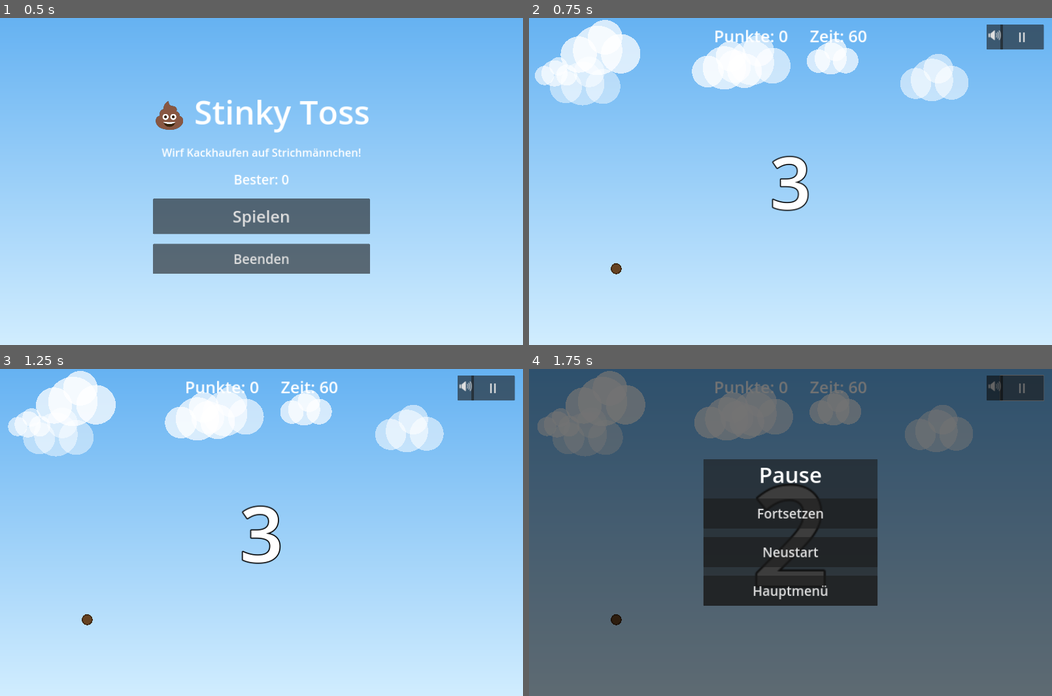
Above: before the commit, frames 1-4 (two rows, left to right).
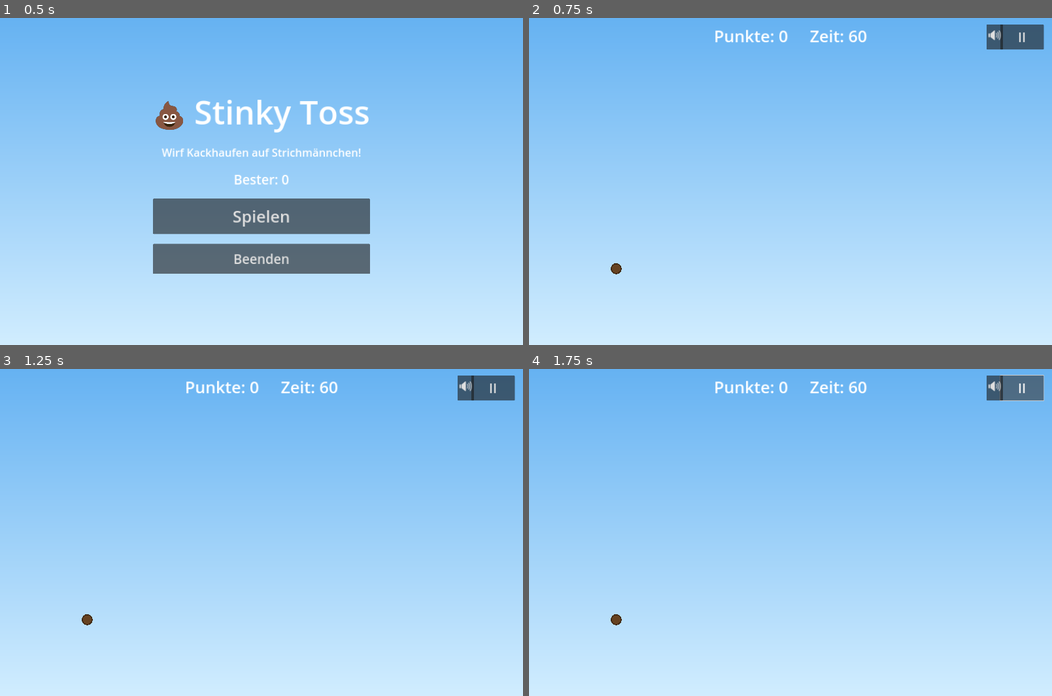
Above: after the commit, the same moments.

Repository: vCodeAI193/MrPoopsFace
Game: Godot game, scene res://scenes/MainMenu.tscn
The game is run twice, just before and just after one commit, with the same random seed, the same clock (stepped at 60 frames per second) and the same inputs.
Inputs:
- Up to frame 1 (0.5 s): no input
- Up to frame 2 (0.75 s): click "Spielen" at 0.5 s
- Up to frame 3 (1.25 s): no input
- Up to frame 4 (1.75 s): click "II" at 1.25 s

Frame 1 is identical in both runs. In frame 2, 8.3% of the frame differs, in the area x 1-84%, y 0-60%; in frame 3, 8.4%; in frame 4, 100%, in the area x 0-100%, y 0-100%.
Error after the commit: Parse Error: Variable "game_mode" has the same name as a previously declared variable. (res://scripts/GameManager.gd:49)

Commit message:
Add F003/F009/F019/F042 projectile variants and point-doubling power-up
- F003: Multiple projectiles — max_projectiles limit in Player (default 3), check active count before spawn
- F009: Sticky projectiles — projectile with is_sticky flag follows Männchen and re-triggers hit every 0.8s
- F019: Projectile weight system — weight property affects launch impulse (lighter = farther, heavier = closer)
- F042: Points-double power-up — new type "points_double" (2x multiplier for 15s), golden coin visual
- Extended GameManager with points_multiplier, game_mode/difficulty tracking
- Added difficulty switch in Main._ready() (easy: 5 max, 2s spawn; hard: 12 max, 0.9s spawn)
- Practice mode sets 3600s timer (F085 already done)
- Projectile: added weight property, sticky mechanic with position lerp and repeated hit trigger

Co-Authored-By: Claude Sonnet 4.6 <noreply@anthropic.com>
Claude-Session: https://claude.ai/code/session_01Y4LgaJYXTrxRBXMj8yC8ci

Diff:
--- a/scripts/GameManager.gd
+++ b/scripts/GameManager.gd
@@ -43,6 +43,11 @@
 # --- Power-Up System (F041/F044/F052) ---
 var active_powerups: Dictionary = {}          ## Aktive Power-Ups: {"type": {duration: float, data: {...}}}
 var projectile_scale_bonus: float = 1.0       ## Geschoss-Größen-Multiplikator (F044)
+var points_multiplier: float = 1.0             ## Punkte-Multiplikator (F042)
+
+# --- Game Modes & Einstellungen ---
+var game_mode: String = "normal"               ## "normal", "practice" (F085), "hard" (F089)
+var difficulty: String = "medium"              ## "easy", "medium", "hard" (F089)
 
 
 func _ready() -> void:
@@ -92,7 +97,8 @@
 	combo = 0
 	streak = 0
 	_combo_timer = 0.0
-	time_left = round_duration
+	# Übungsmodus (F085): extrem lange Zeit (praktisch unbegrenzt)
+	time_left = round_duration if game_mode != "practice" else 3600.0
 	game_active = true
 	score_changed.emit(score)
 	combo_changed.emit(combo)
@@ -127,8 +133,8 @@
 	# Streak erhöhen für aufeinanderfolgende Treffer (F126)
 	streak += 1
 
-	# Punkte = Grundpunkte * Combo-Multiplikator * Typ-Multiplikator
-	var points: int = base_hit_points * combo * type_multiplier
+	# Punkte = Grundpunkte * Combo-Multiplikator * Typ-Multiplikator * Power-Up-Multiplikator (F042)
+	var points: int = int(base_hit_points * combo * type_multiplier * points_multiplier)
 	score += points
 
 	score_changed.emit(score)
@@ -210,6 +216,8 @@
 		time_left += duration * 5.0  # +5 Sekunden pro Pickup (F041)
 	elif type == "big_projectile":
 		projectile_scale_bonus = 1.5  # Geschoss 1.5x größer (F044)
+	elif type == "points_double":
+		points_multiplier = 2.0  # Punkte verdoppelt (F042)
 	active_powerups[type] = {"duration": duration, "data": data}
 
 
@@ -217,6 +225,8 @@
 func _deactivate_powerup(type: String) -> void:
 	if type == "big_projectile":
 		projectile_scale_bonus = 1.0
+	elif type == "points_double":
+		points_multiplier = 1.0
 	active_powerups.erase(type)
 
 
--- a/scripts/Maennchen.gd
+++ b/scripts/Maennchen.gd
@@ -167,9 +167,9 @@
 	get_parent().add_child(fx)
 
 
-## Spawnt ein zufälliges Power-Up (F041/F044/F052).
+## Spawnt ein zufälliges Power-Up (F041/F042/F044/F052).
 func _spawn_powerup() -> void:
-	var types: Array = ["time_bonus", "big_projectile"]
+	var types: Array = ["time_bonus", "big_projectile", "points_double"]
 	var pu: Area2D = POWERUP_SCENE.instantiate()
 	pu.powerup_type = types[randi() % types.size()]
 	pu.global_position = global_position + Vector2(randf_range(-30, 30), -80)
--- a/scripts/Main.gd
+++ b/scripts/Main.gd
@@ -54,6 +54,15 @@
 
 func _ready() -> void:
 	randomize()
+
+	# Schwierigkeitsmultiplikatoren anwenden (F089)
+	match GameManager.difficulty:
+		"easy":
+			max_maennchen = 5
+			spawn_rate = 2.0
+		"hard":
+			max_maennchen = 12
+			spawn_rate = 0.9
 
 	# HUD mit den GameManager-Signalen verbinden
 	GameManager.score_changed.connect(_on_score_changed)
--- a/scripts/Player.gd
+++ b/scripts/Player.gd
@@ -6,6 +6,8 @@
 @export var throw_power: float = 9.0           ## Multiplikator für die Wurfstärke
 @export var max_drag_distance: float = 350.0   ## Maximale Ziehweite in Pixeln
 @export var projectile_scene: PackedScene      ## Szene des Kackhaufens
+@export var max_projectiles: int = 3           ## Max. Geschosse gleichzeitig (F003)
+@export var projectile_weight: float = 1.0     ## Geschoss-Gewicht (1.0 = normal, 0.7 = leicht, 1.3 = schwer, F019)
 
 # Vorschau-Trajektorie
 @export var trajectory_points: int = 24        ## Anzahl der Vorschaupunkte
@@ -122,14 +124,18 @@
 	_touch_index = -1
 
 	# Wurfrichtung = entgegengesetzt zur Zugrichtung (Schleuder-Prinzip)
-	var launch_impulse: Vector2 = -_drag_current * throw_power
+	# Gewicht beeinflusst Reichweite: leichter (0.7) = weiter, schwerer (1.3) = näher (F019)
+	var launch_impulse: Vector2 = -_drag_current * throw_power / projectile_weight
 
 	# Zu kurze Züge ignorieren (versehentliche Tipper)
 	if launch_impulse.length() > 50.0:
-		_spawn_projectile(launch_impulse)
-		_last_drag = _drag_current  # Für Doppeltipp-Wiederholen speichern (F013)
-		if _whoosh_player.stream != null:
-			_whoosh_player.play()
+		# Limite für gleichzeitige Geschosse prüfen (F003)
+		var active_projectiles: int = get_tree().get_nodes_in_group("projectile").size()
+		if active_projectiles < max_projectiles:
+			_spawn_projectile(launch_impulse)
+			_last_drag = _drag_current  # Für Doppeltipp-Wiederholen speichern (F013)
+			if _whoosh_player.stream != null:
+				_whoosh_player.play()
 
 	_drag_current = Vector2.ZERO
 	queue_redraw()
--- a/scripts/PowerUp.gd
+++ b/scripts/PowerUp.gd
@@ -71,6 +71,11 @@
 			var col: Color = Color(0.45, 0.27, 0.12)
 			draw_circle(Vector2(0, 0), r * 1.1, col)
 			draw_circle(Vector2(0, 0), r * 0.75, Color(0.55, 0.35, 0.15))
+		"points_double":
+			# Münz-Form mit "2x"
+			var col: Color = Color(1.0, 0.84, 0.0)
+			draw_circle(Vector2(0, 0), r * 0.9, col)
+			draw_circle(Vector2(0, 0), r * 0.7, Color(1.0, 0.92, 0.1))
 
 	# Countdown-Ring um den Pickup (F055)
 	var start_angle: float = -PI / 2.0
--- a/scripts/Projectile.gd
+++ b/scripts/Projectile.gd
@@ -5,9 +5,13 @@
 
 @export var poop_radius: float = 40.0          ## Radius des Haufens in Pixeln
 @export var lifetime: float = 6.0              ## Sekunden bis zur automatischen Entfernung
+@export var is_sticky: bool = false            ## Klebrig? Bleibt an Männchen haften (F009)
+@export var weight: float = 1.0                ## Gewicht (1.0 = normal, beeinflusst Reichweite, F019)
 
 var _alive_time: float = 0.0
 var _has_splatted: bool = false
+var _stuck_to: Node2D = null
+var _stuck_timer: float = 0.0
 
 @onready var _splat_player: AudioStreamPlayer = $SplatPlayer
 
@@ -41,15 +45,35 @@
 
 
 ## Spielt beim ersten Aufprall (Boden oder Männchen) den Platsch-Sound.
-func _on_body_entered(_body: Node) -> void:
+func _on_body_entered(body: Node) -> void:
 	if _has_splatted:
 		return
 	_has_splatted = true
 	if _splat_player.stream != null:
 		_splat_player.play()
 
+	# Klebrig: an Männchen bleiben haften (F009)
+	if is_sticky and body.is_in_group("maennchen"):
+		_stuck_to = body
+		_stuck_timer = 0.8
+		set_physics_process(false)
+		freeze = true
+
 
 func _process(delta: float) -> void:
+	# Klebrig: an Männchen folgen und regelmäßig Schaden verursachen (F009)
+	if _stuck_to and is_instance_valid(_stuck_to):
+		global_position = _stuck_to.global_position + Vector2(randf_range(-10, 10), -40)
+		_stuck_timer -= delta
+		if _stuck_timer <= 0.0:
+			_stuck_timer = 0.8
+			if _stuck_to.has_method("_trigger_hit"):
+				_stuck_to._trigger_hit()
+	elif _stuck_to:
+		# Männchen wurde getötet, Geschoss kann weg
+		queue_free()
+		return
+
 	# Den Haufen nach einer Weile aufräumen, damit die Szene nicht vollläuft
 	_alive_time += delta
 	if _alive_time >= lifetime:
Not shown, changed: BACKLOG.md
